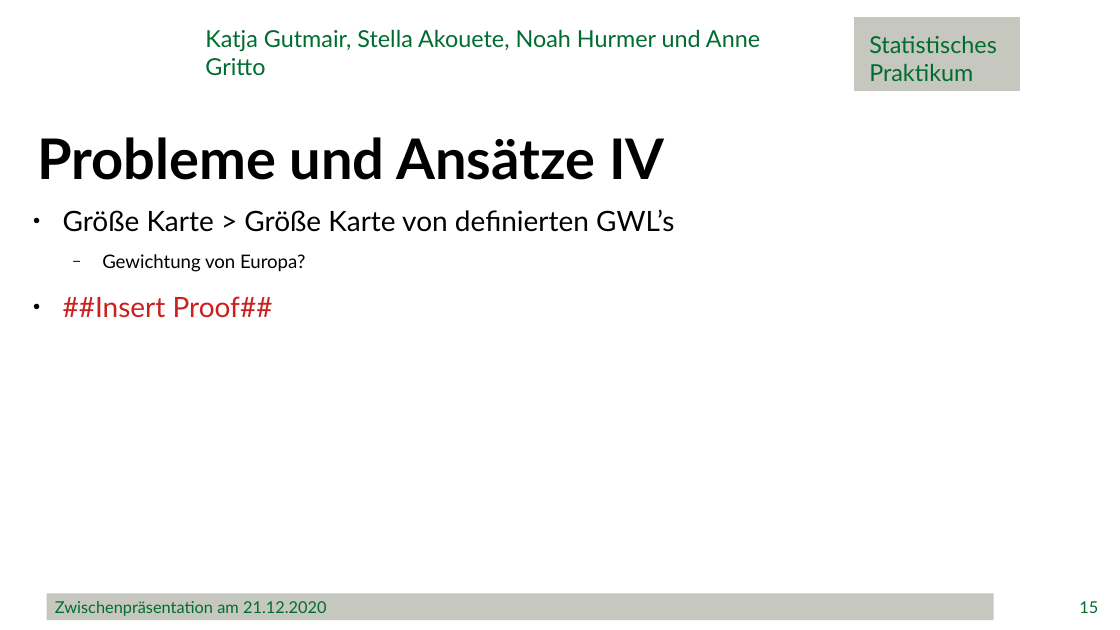
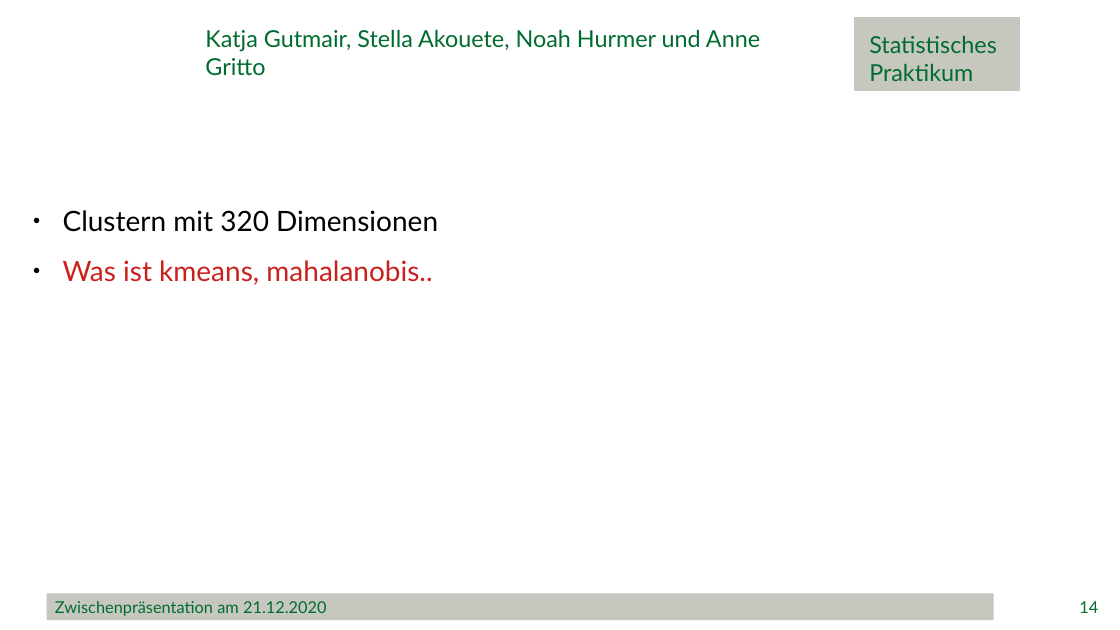
Before and after one commit to minimops/weatherFrog, a slide deck: slide 14 of ppt/Zwischenpraesentation_v1.1.pptx (slide 15 before the commit). Drawn at 1120x630 pixels with LibreOffice and Linux fonts; fonts in the diff are those of the drawing; background and template pictures are left out. Boxes give left, top, right and bottom in pixels: in the first picture for what was removed or moved away, otherwise in the second. Text is boxed around its words. In the diff, an @@ line names an element or a change of style, - is before the commit and + after.

```diff
--- a/ppt/Zwischenpraesentation_v1.1.pptx
+++ b/ppt/Zwischenpraesentation_v1.1.pptx
@@ text removed at bbox=[38, 137, 664, 180] @@
-Probleme und Ansätze IV
@@ text at bbox=[63, 210, 438, 285]: text changed; text colour #000000 to #C9211E @@
-● Größe Karte > Größe Karte von definierten GWL’s
-  − Gewichtung von Europa?
-● ##Insert Proof##
+● Clustern mit 320 Dimensionen
+● Was ist kmeans, mahalanobis..
@@ page number at bbox=[1079, 601, 1098, 613]: text changed @@
-15
+14
```
Also in this commit, not shown: 11 other slides changed, 2 slides added.
